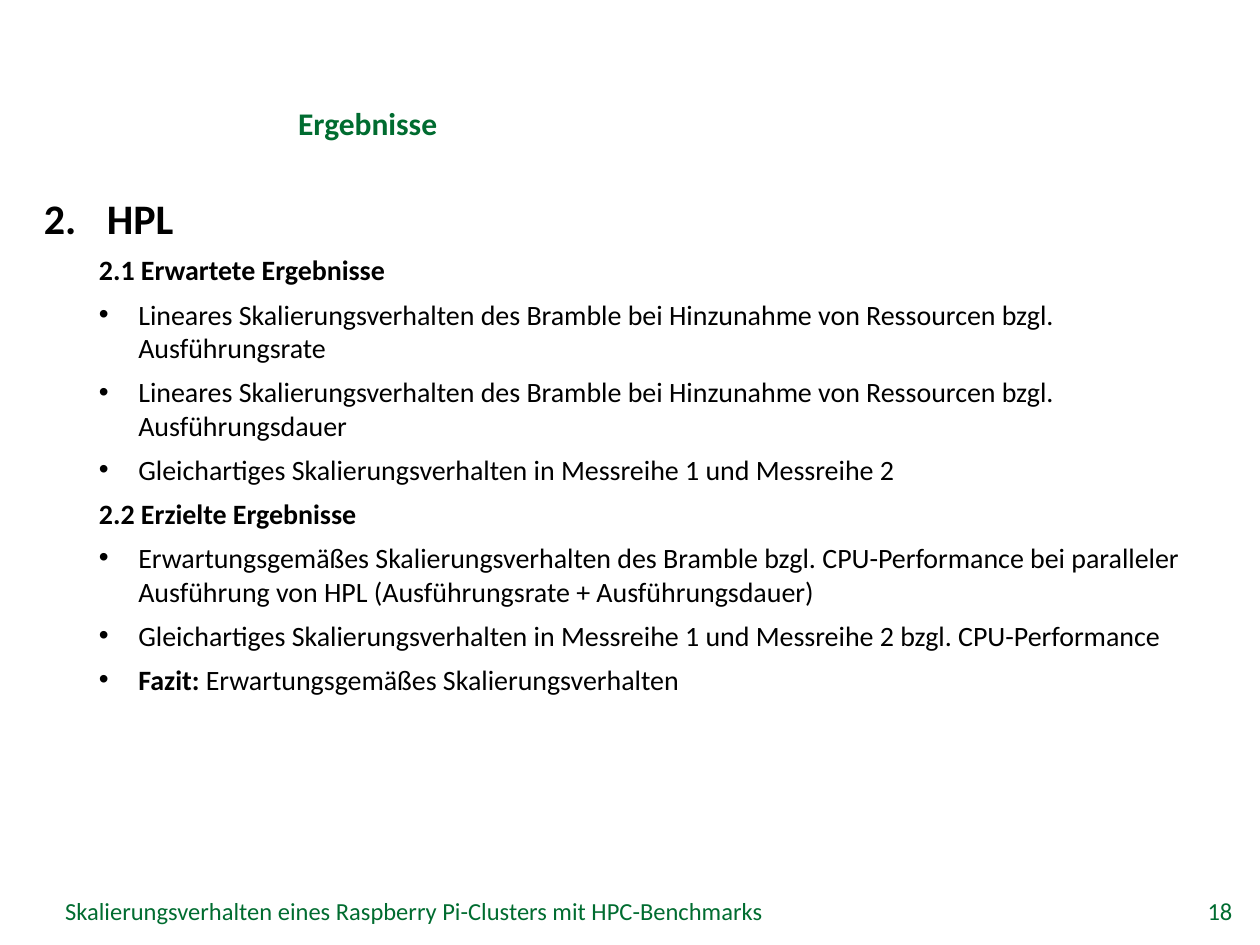
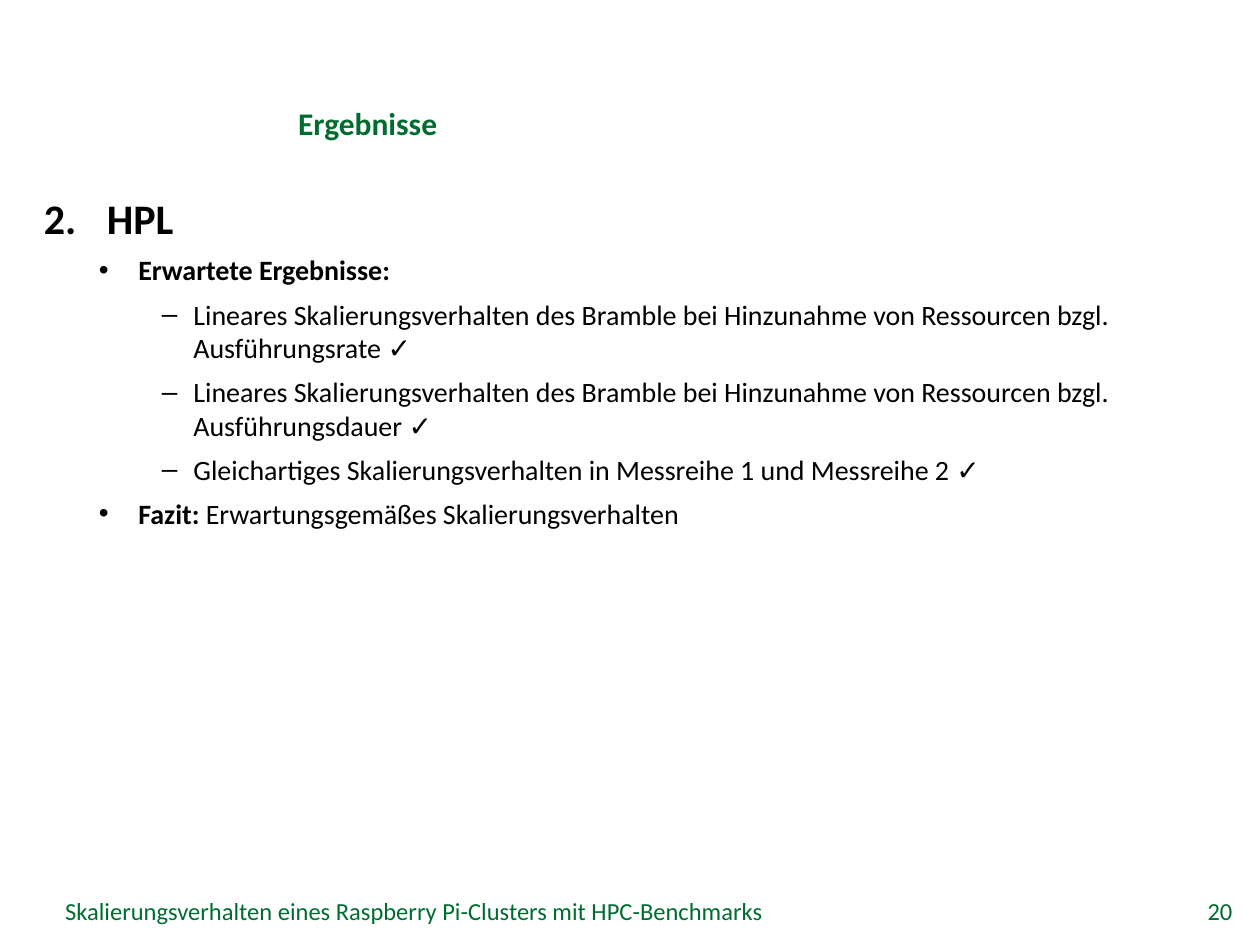
Before and after one commit to missgreenwood/bachelor-arbeit, a slide deck: slide 20 of Disputation/grei14.pptx (slide 18 before the commit). Drawn at 1260x945 pixels with LibreOffice and Linux fonts; fonts in the diff are those of the drawing; background and template pictures are left out. Boxes give left, top, right and bottom in pixels: in the first picture for what was removed or moved away, otherwise in the second. Text is boxed around its words. In the diff, an @@ line names an element or a change of style, - is before the commit and + after.

```diff
--- a/Disputation/grei14.pptx
+++ b/Disputation/grei14.pptx
@@ text at <box>138,260,1109,485</box>: text changed @@
-  2.1 Erwartete Ergebnisse
-  • Lineares Skalierungsverhalten des Bramble bei Hinzunahme von Ressourcen bzgl. Ausführungsrate
-  • Lineares Skalierungsverhalten des Bramble bei Hinzunahme von Ressourcen bzgl. Ausführungsdauer
-  • Gleichartiges Skalierungsverhalten in Messreihe 1 und Messreihe 2
-  2.2 Erzielte Ergebnisse
-  • Erwartungsgemäßes Skalierungsverhalten des Bramble bzgl. CPU-Performance bei paralleler Ausführung von HPL (Ausführungsrate + Ausführungsdauer)
-  • Gleichartiges Skalierungsverhalten in Messreihe 1 und Messreihe 2 bzgl. CPU-Performance
+  • Erwartete Ergebnisse:
+    – Lineares Skalierungsverhalten des Bramble bei Hinzunahme von Ressourcen bzgl. Ausführungsrate ✓
+    – Lineares Skalierungsverhalten des Bramble bei Hinzunahme von Ressourcen bzgl. Ausführungsdauer ✓
+    – Gleichartiges Skalierungsverhalten in Messreihe 1 und Messreihe 2 ✓
@@ page number at <box>1208,904,1233,920</box>: text changed @@
-18
+20
```
Also in this commit, not shown: 9 other slides changed, 1 other file.
